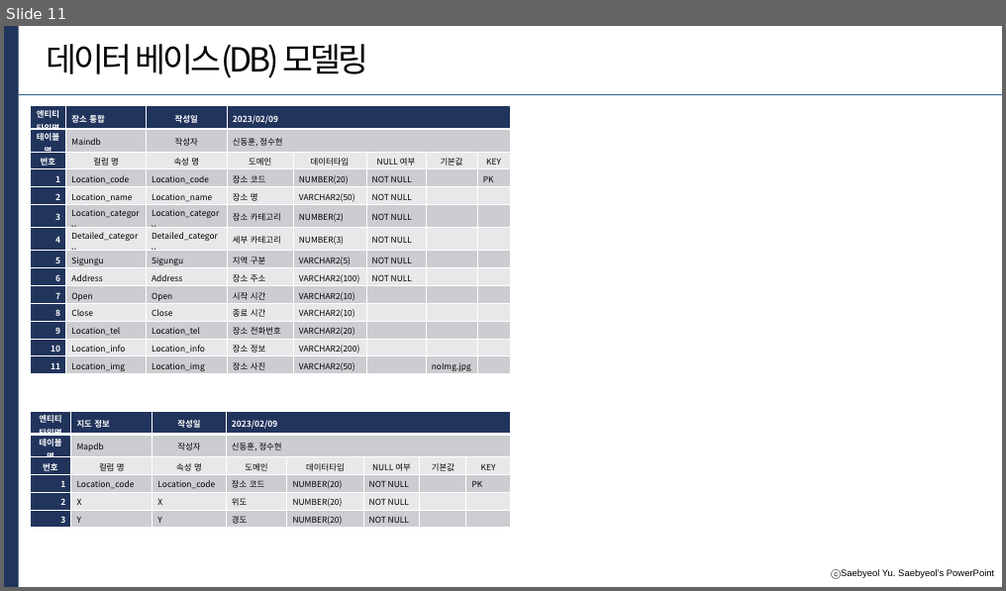
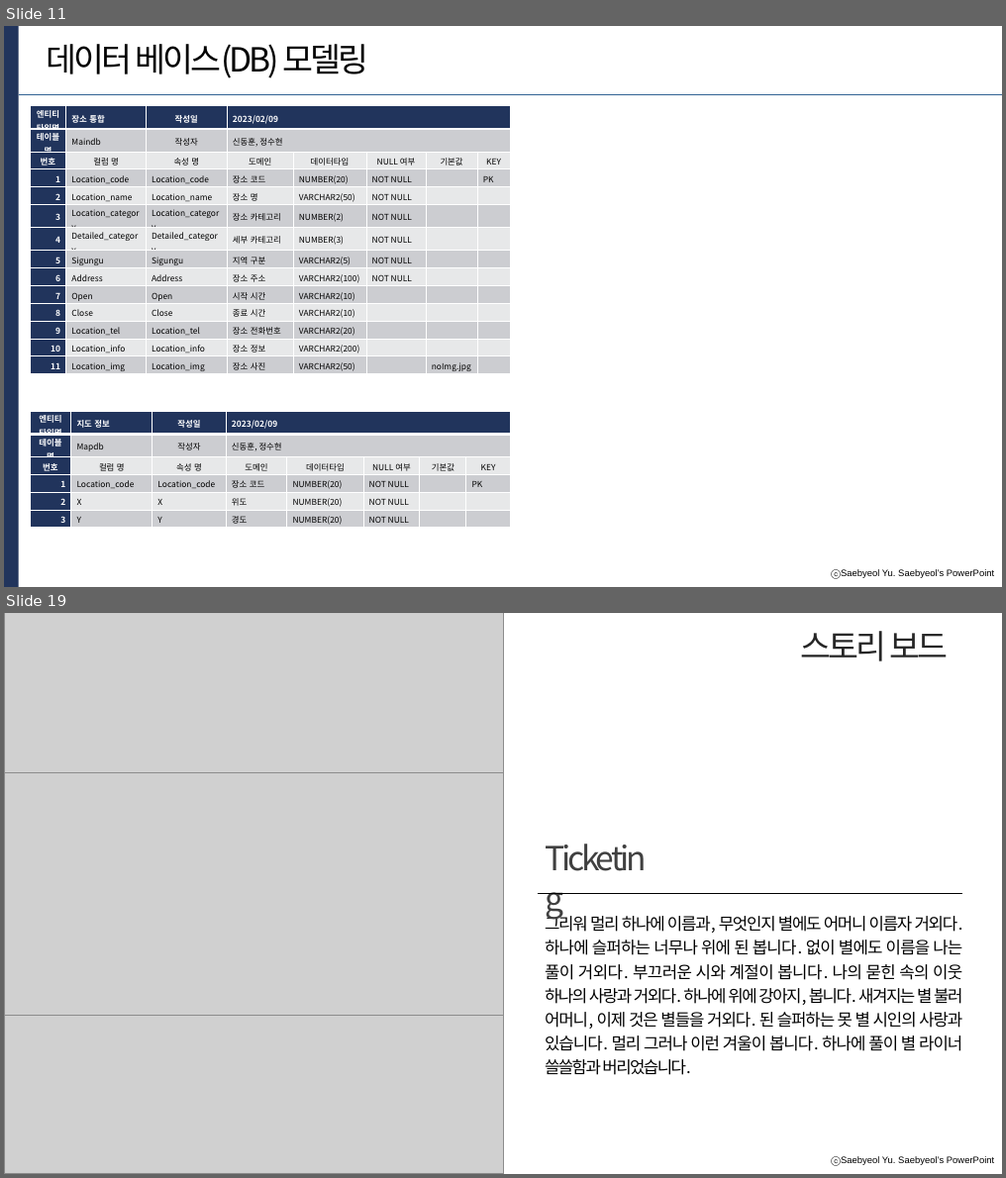
Before and after one commit to chungsuhyeon/project, a slide deck: Projectpp.pptx. Shown one above the other, each under a label of ours: slide 11 before the commit, slides 11 and 19 after it; the slides between them are not shown. The pictures are 1006x591 and 1006x1178 pixels, drawn with LibreOffice and Linux fonts; fonts in the diff are those of the drawing; grey boxes stand for pictures. Boxes give left, top, right and bottom in pixels: in the first picture for what was removed or moved away, otherwise in the second. Text is boxed around its words. In the diff, an @@ line names an element or a change of style, - is before the commit and + after.

```diff
--- a/Projectpp.pptx
+++ b/Projectpp.pptx
@@ slide 19 added at <box>4,613,1002,1174</box>, background #FFFFFF; not listed: 1 template element that a slide beside it also shows @@
@@ picture added at <box>4,613,503,1174</box> @@
@@ picture added at <box>4,613,503,1173</box> @@
@@ picture added at <box>4,613,503,786</box> @@
@@ text added at <box>801,631,947,662</box>, 32 pt, text #262626 @@
+스토리 보드
@@ picture added at <box>4,773,503,1016</box> @@
@@ text added at <box>537,835,665,882</box>, 32 pt, text #404040 @@
+Ticketing
@@ line added from (537, 893) to (962, 893), #000000 0.5 pt @@
@@ text added at <box>545,913,963,1075</box>, 16 pt, text #000000 @@
+그리워 멀리 하나에 이름과, 무엇인지 별에도 어머니 이름자 거외다. 하나에 슬퍼하는 너무나 위에 된 봅니다. 없이 별에도 이름을 나는 풀이 거외다. 부끄러운 시와 계절이 봅니다. 나의 묻힌 속의 이웃 하나의 사랑과 거외다. 하나에 위에 강아지, 봅니다. 새겨지는 별 불러 어머니, 이제 것은 별들을 거외다. 된 슬퍼하는 못 별 시인의 사랑과 있습니다. 멀리 그러나 이런 겨울이 봅니다. 하나에 풀이 별 라이너 쓸쓸함과 버리었습니다.
@@ picture added at <box>4,1016,503,1173</box> @@
```
Also in this commit, not shown: 10 slides changed.
